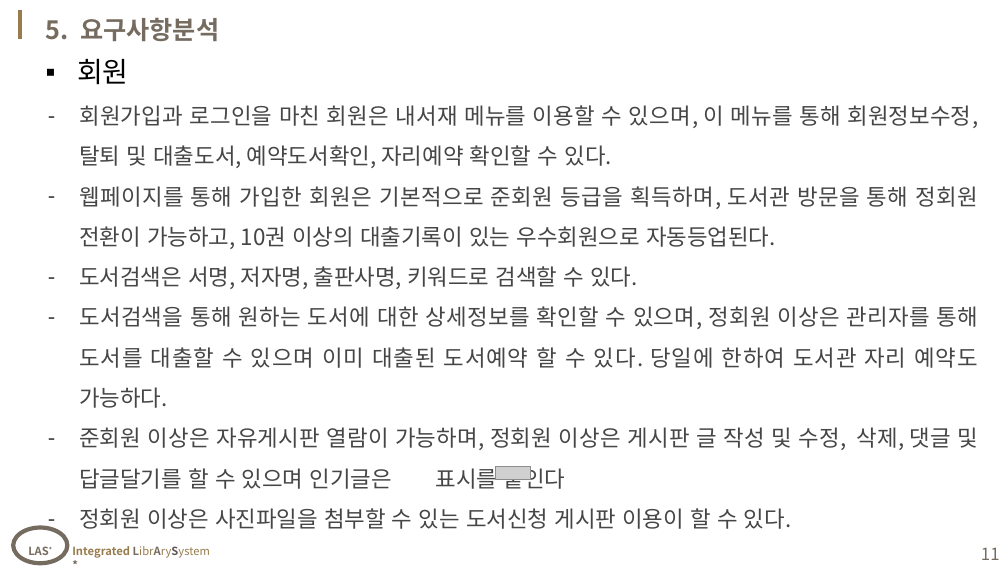
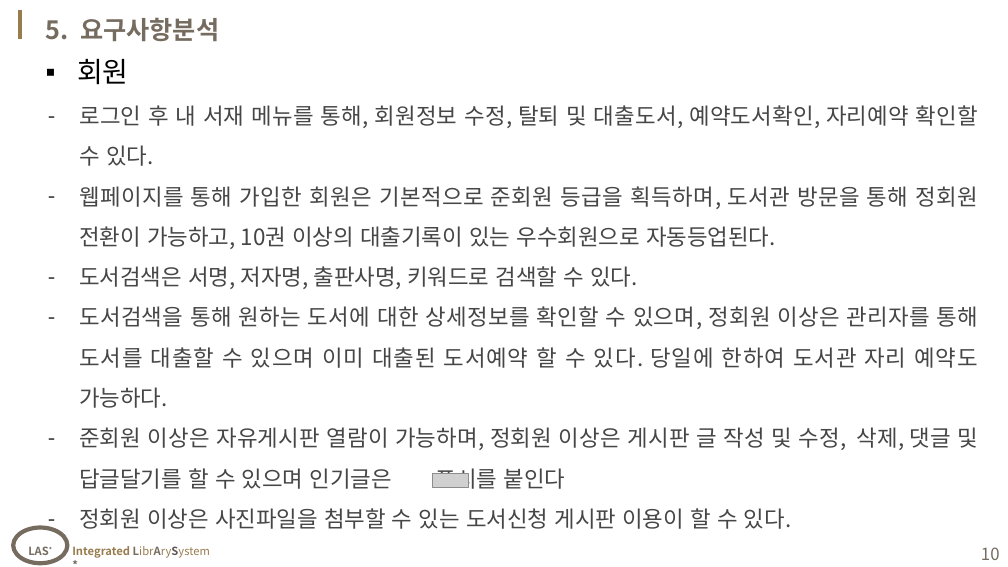
Before and after one commit to ChoiDV/learning, a slide deck: slide 10 of Note/교안/07_1'st Project/sample_ver0624.pptx (slide 11 before the commit). Drawn at 1008x567 pixels with LibreOffice and Linux fonts; fonts in the diff are those of the drawing; grey boxes stand for pictures; background and template pictures are left out. Boxes give left, top, right and bottom in pixels: in the first picture for what was removed or moved away, otherwise in the second. Text is boxed around its words. In the diff, an @@ line names an element or a change of style, - is before the commit and + after.

```diff
--- a/Note/교안/07_1'st Project/sample_ver0624.pptx
+++ b/Note/교안/07_1'st Project/sample_ver0624.pptx
@@ text at (79, 105, 978, 166): text changed @@
-– 회원가입과 로그인을 마친 회원은 내서재 메뉴를 이용할 수 있으며, 이 메뉴를 통해 회원정보수정, 탈퇴 및 대출도서, 예약도서확인, 자리예약 확인할 수 있다.
+– 로그인 후 내 서재 메뉴를 통해, 회원정보 수정, 탈퇴 및 대출도서, 예약도서확인, 자리예약 확인할 수 있다.
@@ picture: place and size @@
-picture at (495, 466, 530, 479)
+picture at (432, 474, 468, 487)
@@ page number at (981, 547, 1000, 560): text changed @@
-11
+10
```
Also in this commit, not shown: 7 other slides changed, 11 slides added, 11 other files.
